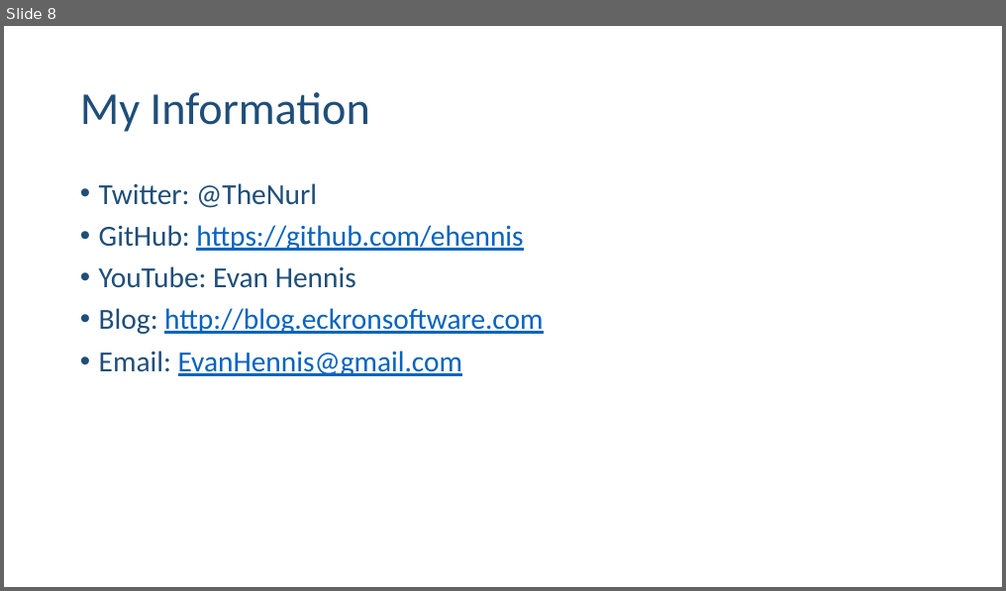
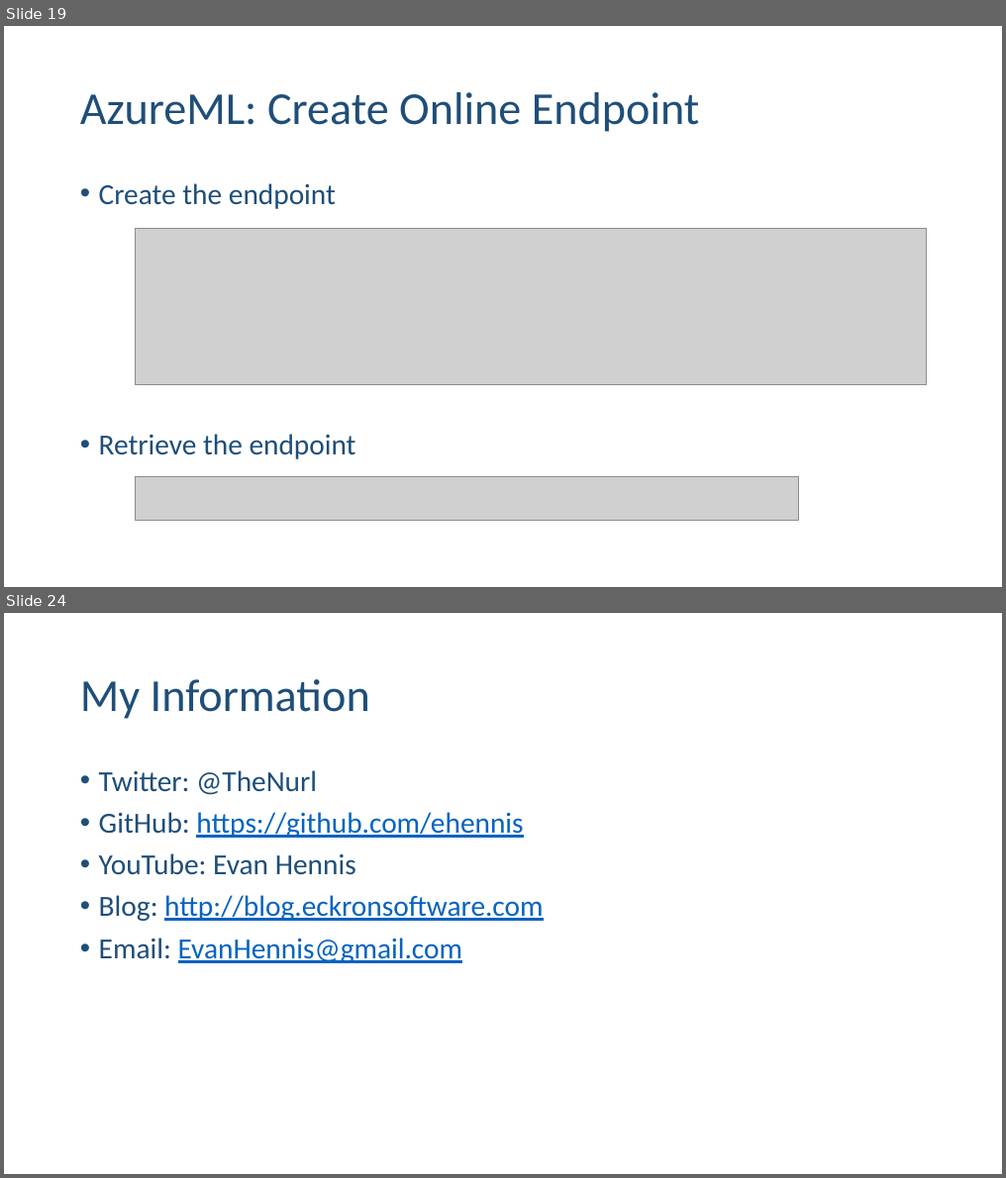
Before and after one commit to ehennis/Blog, a slide deck: AzureML/NebraskaCode.pptx. Shown one above the other, each under a label of ours: slide 8 before the commit, slides 19 and 24 after it; the slides between them are not shown. The pictures are 1006x591 and 1006x1178 pixels, drawn with LibreOffice and Linux fonts; fonts in the diff are those of the drawing; grey boxes stand for pictures. Boxes give left, top, right and bottom in pixels: in the first picture for what was removed or moved away, otherwise in the second. Text is boxed around its words. In the diff, an @@ line names an element or a change of style, - is before the commit and + after.

```diff
--- a/AzureML/NebraskaCode.pptx
+++ b/AzureML/NebraskaCode.pptx
@@ slide 19 added at box(4, 26, 1002, 587), background #FFFFFF @@
@@ title added at box(80, 92, 699, 132), 44 pt, text #1F4E79 @@
+AzureML: Create Online Endpoint
@@ text added at box(99, 183, 356, 460), 28 pt, text #1F4E79 @@
+• Create the endpoint
+• Retrieve the endpoint
@@ picture added at box(136, 229, 927, 384) @@
@@ picture added at box(136, 477, 799, 521) @@
@@ what was slide 8 is now slide 24 @@
```
Also in this commit, not shown: 3 slides changed, 15 other slides added.
